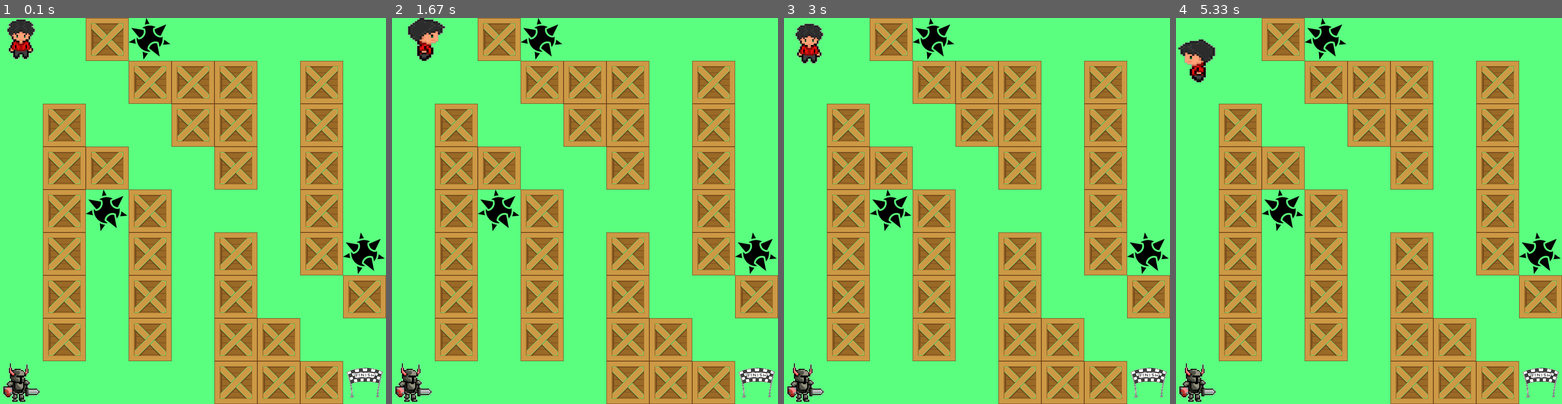
Above: before the commit, frames 1-4 (left to right).
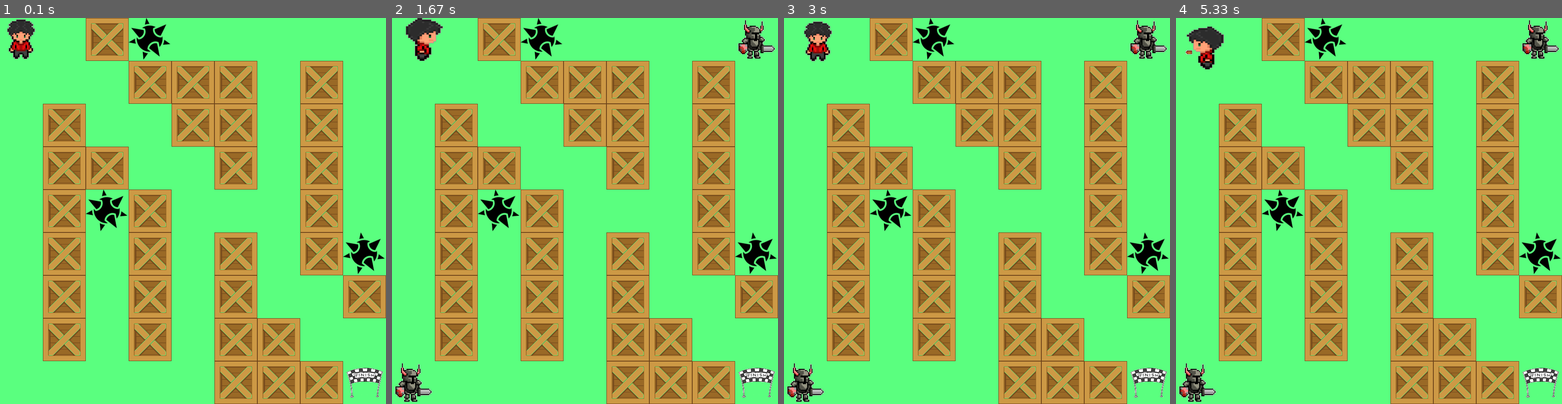
Above: after the commit, the same moments.

Repository: 6g6tfg753/pygame_project
Game: pygame game, started from main.py
Two runs of this game, one before a commit and one after it. Both use one fixed random seed, a clock stepped at 60 frames per second and the inputs below.
Inputs:
- Up to frame 1 (0.1 s): no input
- Up to frame 2 (1.67 s): hold Space 0.33-0.8 s; hold D 0.33-0.8 s; hold D 0.83-1.3 s; tap Space at 0.9, 1.2, 1.4 s; hold W 1.33-1.65 s
- Up to frame 3 (3 s): hold D 1.68-2.15 s; tap Space at 1.75, 2.05, 2.25, 2.82 s; hold A 2.18-2.72 s; hold S from 2.75 s (still down)
- Up to frame 4 (5.33 s): release S at 3.05 s; hold A 3.08-3.48 s; tap Space at 3.15, 3.58, 3.98, 4.38, 4.65, 5.05 s; hold W 3.52-3.88 s; hold D 3.92-4.55 s; hold S 4.58-4.95 s; hold A from 4.98 s (still down)

The runs differ from the first frame. In frame 1, 0.5% of the frame differs, in the area x 0-11%, y 89-100%; in frame 2, 0.8%; in frame 3, 1.1%; in frame 4, 1.5%, in the area x 0-100%, y 0-98%.

Commit message:
collision and shooting

Diff:
--- a/main.py
+++ b/main.py
@@ -3,41 +3,58 @@
 import maps
 
 
+class Enemy(pygame.sprite.Sprite):
+    image = pygame.image.load('maps/enemy.png')
+    image_dead = pygame.image.load('shield.png')
+    image_dead.set_colorkey((126, 194, 210))
+
+    def __init__(self, group, coords):
+        super().__init__(group)
+        self.image = Enemy.image
+        self.rect = self.image.get_rect()
+        self.rect.x = coords[0]
+        self.rect.y = coords[1]
+        self.group = group
+
+    def update(self, point):
+        if self.rect.collidepoint(point):
+            self.image = self.image_dead
+
 
 class Board:
     def __init__(self):
+        self.board_list = []
         self.size_field = 900
         screen = maps.Maps.map3(self, self.size_field)
         self.render(screen)
 
     def can_go_down(self, coords):  # check if player can go down
-        a = self.boxes.sprites()
-        for i in range(len(a)):
-            if a[i].rect.x - self.Size_im < coords[0] < a[i].rect.x + self.Size_im:
-                if coords[1] + self.Size_im >= a[i].rect.y and not (coords[1] >= a[i].rect.y + self.Size_im):
-                    return False
-        return True
+        self.sprite.rect.x = coords[0]
+        self.sprite.rect.y = coords[1] + 5
+        if not pygame.sprite.spritecollide(self.sprite, self.boxes, dokill=False):
+            return True
+        return False
+
     def can_go_up(self, coords):  # check if player can go up
-        a = self.boxes.sprites()
-        for i in range(len(a)):
-            if a[i].rect.x - self.Size_im < coords[0] < a[i].rect.x + self.Size_im:
-                if coords[1] <= a[i].rect.y + self.Size_im and not (coords[1] + self.Size_im <= a[i].rect.y):
-                    return False
-        return True
+        self.sprite.rect.x = coords[0]
+        self.sprite.rect.y = coords[1] - 5
+        if not pygame.sprite.spritecollide(self.sprite, self.boxes, dokill=False):
+            return True
+        return False
+
     def can_go_right(self, coords):  # check if player can go right
-        a = self.boxes.sprites()
-        for i in range(len(a)):
-            if a[i].rect.y - self.Size_im < coords[1] < a[i].rect.y + self.Size_im:
-                if coords[0] + self.Size_im >= a[i].rect.x and not (coords[0] >= a[i].rect.x + self.Size_im):
-                    return False
-        return True
+        self.sprite.rect.x = coords[0] + 5
+        self.sprite.rect.y = coords[1]
+        if not pygame.sprite.spritecollide(self.sprite, self.boxes, dokill=False):
+            return True
+        return False
+
     def can_go_left(self, coords):  # check if player can go left
-        a = self.boxes.sprites()
-        for i in range(len(a)):
-            if a[i].rect.y - self.Size_im < coords[1] < a[i].rect.y + self.Size_im:
-                if coords[0] <= a[i].rect.x + self.Size_im and not (coords[0] + self.Size_im <= a[i].rect.x):
-                    return False
-        return True
+        self.sprite.rect.x = coords[0] - 5
+        self.sprite.rect.y = coords[1]
+        if not pygame.sprite.spritecollide(self.sprite, self.boxes, dokill=False):
+            return True
+        return False
 
     def render(self, screen):
         self.Size_im = 100  # size of the image (one cell)
@@ -52,6 +69,7 @@
         sprite.image.set_colorkey((151, 151, 151))
         sprite.rect = sprite.image.get_rect()
         self.all_sprites.add(sprite)
+        self.sprite = sprite
 
         maps.Maps.field_init(self, 0)
 
@@ -65,6 +83,11 @@
         flag_right = False
         flag_left = False
         flag_down = True
+        for i in range(9):
+            for k in range(9):
+                if self.board_list[i][k] == 3:
+                    a = Enemy(self.all_sprites, (i * 100, k * 100))
+
         while running:
             shooting_flag = False
             for event in pygame.event.get():
@@ -76,8 +99,8 @@
                     pygame.time.wait(100)
                     screen.fill((90, 255, 127))
                     sprite.rect.x = coords[0]
-                    sprite.rect.y = coords[1] + 10
-                    coords[1] += 10
+                    sprite.rect.y = coords[1] + 5
+                    coords[1] += 5
                     sprite.image = pygame.image.load('player/image_front1.png')
                     sprite.image.set_colorkey((151, 151, 151))
                     self.all_sprites.draw(screen)
@@ -91,8 +114,8 @@
                     pygame.time.wait(100)
                     screen.fill((90, 255, 127))
                     sprite.rect.x = coords[0]
-                    sprite.rect.y = coords[1] - 10
-                    coords[1] -= 10
+                    sprite.rect.y = coords[1] - 5
+                    coords[1] -= 5
                     sprite.image = pygame.image.load('player/image_back1.png')
                     sprite.image.set_colorkey((151, 151, 151))
                     self.all_sprites.draw(screen)
@@ -105,9 +128,9 @@
                     flag_right = True
                     pygame.time.wait(100)
                     screen.fill((90, 255, 127))
-                    sprite.rect.x = coords[0] + 10
+                    sprite.rect.x = coords[0] + 5
                     sprite.rect.y = coords[1]
-                    coords[0] += 10
+                    coords[0] += 5
                     sprite.image = pygame.image.load('player/image_right1.png')
                     sprite.image.set_colorkey((151, 151, 151))
                     self.all_sprites.draw(screen)
@@ -120,9 +143,9 @@
                     flag_left = True
                     pygame.time.wait(100)
                     screen.fill((90, 255, 127))
-                    sprite.rect.x = coords[0] - 10
+                    sprite.rect.x = coords[0] - 5
                     sprite.rect.y = coords[1]
-                    coords[0] -= 10
+                    coords[0] -= 5
                     sprite.image = pygame.image.load('player/image_left1.png')
                     sprite.image.set_colorkey((151, 151, 151))
                     self.all_sprites.draw(screen)
@@ -132,12 +155,16 @@
                     flag_right = False
 
                 if key[pygame.K_SPACE] and not shooting_flag:
+
                     shooting_flag = True
                     bullet_coords = [0, 0]
-                    bullet_coords[0] = copy.deepcopy(coords[0] + 90)
-                    bullet_coords[1] = copy.deepcopy(coords[1] + 90)
+                    bullet_coords[0] = copy.deepcopy(coords[0] + 40)
+                    bullet_coords[1] = copy.deepcopy(coords[1] + 40)
 
                     while -1 < bullet_coords[0] < size[1] and -1 < bullet_coords[1] < size[0]:
+
+                        self.all_sprites.update(bullet_coords)
+
                         if flag_up:
                             bullet_coords[1] -= 10
                         if flag_down:
@@ -146,15 +173,41 @@
                             bullet_coords[0] += 10
                         if flag_left:
                             bullet_coords[0] -= 10
-                        pygame.time.wait(1)
+                        pygame.time.wait(20)
+                        screen.fill((90, 255, 127))
+
+                        bullet_sprite = pygame.sprite.Sprite(self.all_sprites)
+                        if flag_right:
+                            bullet_sprite.image = pygame.image.load('bullet_right.png')
+                        if flag_down:
+                            bullet_sprite.image = pygame.image.load('bullet_down.png')
+                        if flag_up:
+                            bullet_sprite.image = pygame.image.load('bullet_up.png')
+                        if flag_left:
+                            bullet_sprite.image = pygame.image.load('bullet_left.png')
+                        bullet_sprite.image.set_colorkey((255, 255, 255))
+                        bullet_sprite.rect = bullet_sprite.image.get_rect()
+                        bullet_sprite.rect.x = bullet_coords[0]
+                        bullet_sprite.rect.y = bullet_coords[1]
+                        self.all_sprites.add(bullet_sprite)
                         screen.fill((90, 255, 127))
                         self.all_sprites.draw(screen)
-
-                        pygame.draw.rect(screen, (255, 0, 0), (bullet_coords[0], bullet_coords[1], 10, 10))
                         pygame.display.flip()
+                        self.all_sprites.remove(bullet_sprite)
+
+                        if pygame.sprite.spritecollide(bullet_sprite, self.boxes, dokill=False):
+                            screen.fill((90, 255, 127))
+                            self.all_sprites.draw(screen)
+                            pygame.display.flip()
+                            break
+                    screen.fill((90, 255, 127))
+                    self.all_sprites.draw(screen)
+                    pygame.display.flip()
+
                     pygame.time.wait(300)
 
                 end_of_the_game = pygame.sprite.spritecollide(sprite, self.enemies, False)
+
                 if end_of_the_game:
                     pygame.time.wait(1000)
                     running = False
--- a/maps.py
+++ b/maps.py
@@ -20,10 +20,9 @@
         screen = pygame.display.set_mode(size)
         return screen
 
-
     def field_init(self, level):
         if level == 1:
-        # 1 - cage; 0 - empty cell; -1 - finish; 2 -weapon; 3 - enemy
+        # 1 - cage; 0 - empty cell; -1 - finish; 2 -weapon; 3 - enemy, 4 - dead enemy
             map_9 = [[0, 0, 1, 0, 0, 0, 1, 0, 1],
                      [1, 0, 0, 0, 1, 0, 0, 0, 0],
                      [1, 0, 1, 0, 1, 1, 1, 1, 0],
@@ -44,7 +43,7 @@
                      [0, 1, 0, 0, 1, 0, 0, 1, 0],
                      [0, 0, 0, 0, 1, 1, 1, 1, -1]]
         else:
-            map_9 = [[0, 0, 1, 2, 0, 0, 0, 0, 0],
+            map_9 = [[0, 0, 1, 2, 0, 0, 0, 0, 3],
                      [0, 0, 0, 1, 1, 1, 0, 1, 0],
                      [0, 1, 0, 0, 1, 1, 0, 1, 0],
                      [0, 1, 1, 0, 0, 1, 0, 1, 0],
@@ -83,12 +82,8 @@
                     sprite1.rect.y = self.Size_im * b
                     self.all_sprites.add(sprite1)
                     self.objects.add(sprite1)
-                if map_9[b][a] == 3:
-                    sprite1 = pygame.sprite.Sprite(self.all_sprites)
-                    sprite1.image = pygame.image.load('maps/enemy.png')
-                    sprite1.image.set_colorkey((151, 151, 151))
-                    sprite1.rect = sprite1.image.get_rect()
-                    sprite1.rect.x = self.Size_im * a
-                    sprite1.rect.y = self.Size_im * b
-                    self.enemies.add(sprite1)
-                    self.all_sprites.add(sprite1)
+
+
+        if self.board_list:
+            map_9 = self.board_list
+        self.board_list = map_9
Binary file added: bullet_down.png
Binary file added: bullet_left.png
Binary file added: bullet_right.png
Binary file added: bullet_up.png
Binary file added: character.png
Binary file added: shield.png
